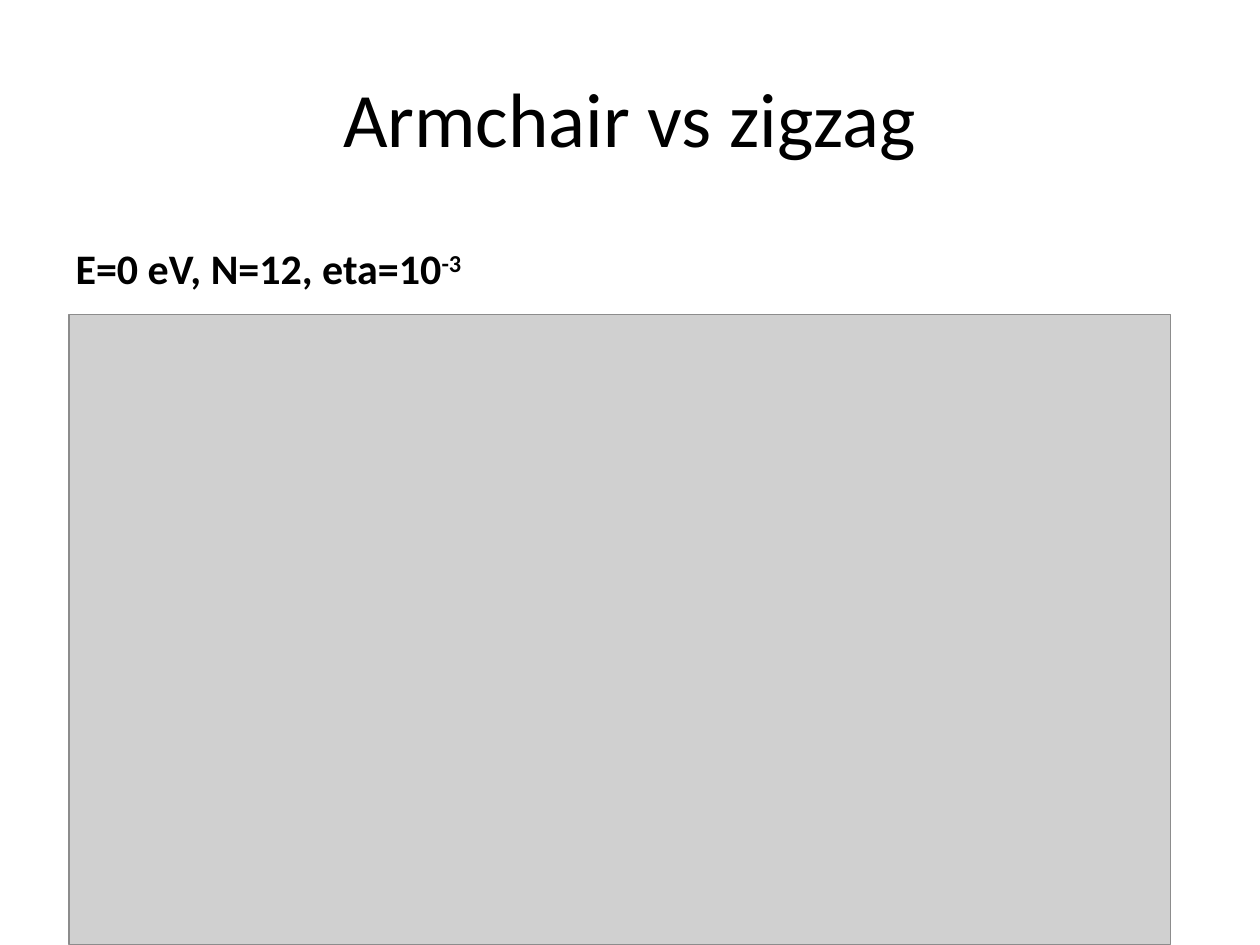
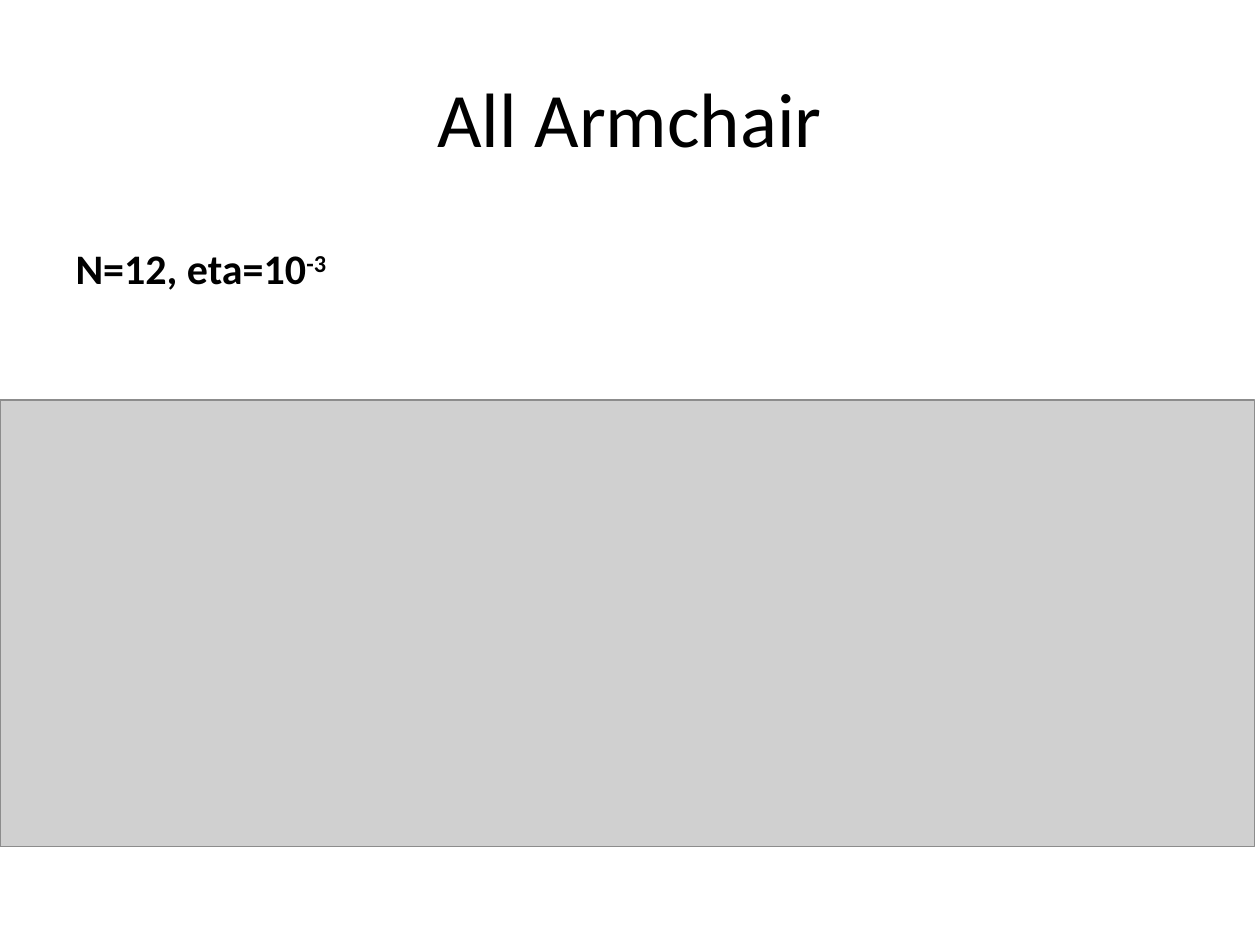
Before and after one commit to BastianValhoj/QTM-ML, a slide deck: slide 27 of meeting_notes/presentation.pptx (slide 28 before the commit). Drawn at 1260x945 pixels with LibreOffice and Linux fonts; fonts in the diff are those of the drawing; grey boxes stand for pictures. Boxes give left, top, right and bottom in pixels: in the first picture for what was removed or moved away, otherwise in the second. Text is boxed around its words. In the diff, an @@ line names an element or a change of style, - is before the commit and + after.

Commit message:
presentation of interesting RSE for zigzag edge cell

```diff
--- a/meeting_notes/presentation.pptx
+++ b/meeting_notes/presentation.pptx
@@ title at box(437, 93, 822, 148): text changed @@
-Armchair vs zigzag
+All Armchair
@@ text at box(76, 256, 326, 290): text changed @@
-E=0 eV, N=12, eta=10-3
+N=12, eta=10-3
@@ picture: place and size @@
-picture at box(69, 315, 1171, 945)
+picture at box(0, 399, 1255, 847)
```
Also in this commit, not shown: 22 other slides changed, 7 slides added, 2 slides removed.
